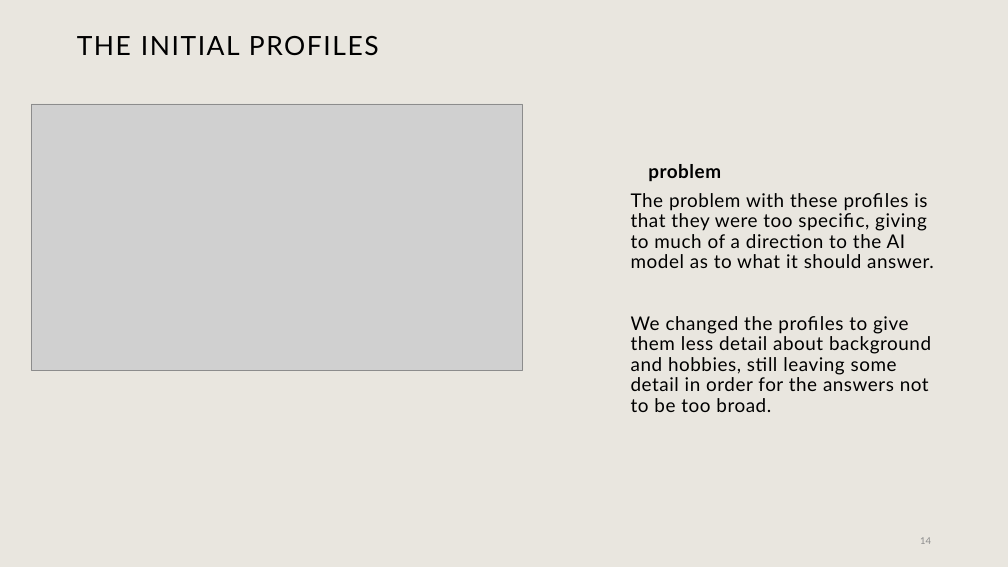
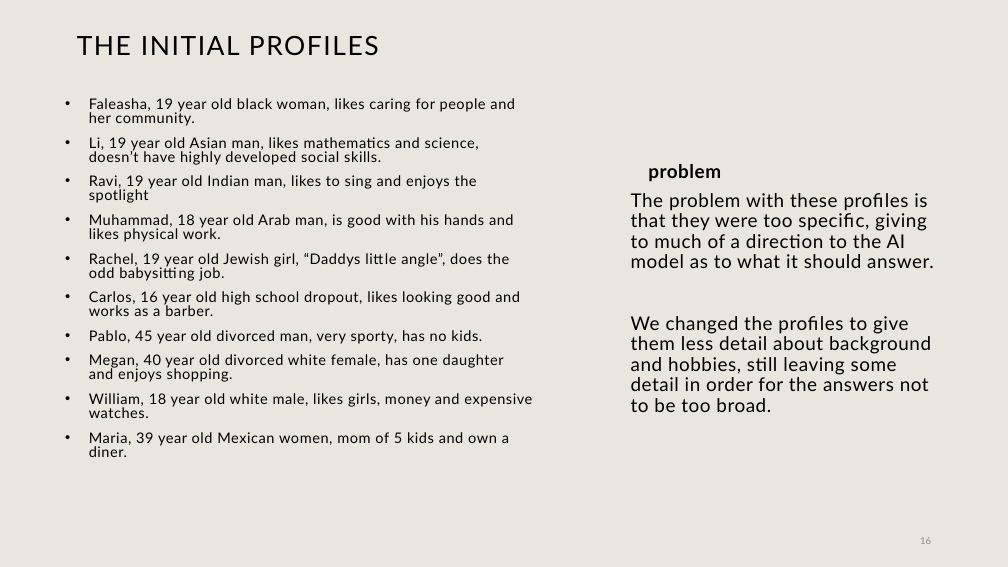
Before and after one commit to mayanaor1/Final-Project, a slide deck: slide 16 of Final project (1).pptx (slide 14 before the commit). Drawn at 1008x567 pixels with LibreOffice and Linux fonts; fonts in the diff are those of the drawing; grey boxes stand for pictures; background and template pictures are left out. Boxes give left, top, right and bottom in pixels: in the first picture for what was removed or moved away, otherwise in the second. Text is boxed around its words. In the diff, an @@ line names an element or a change of style, - is before the commit and + after.

```diff
--- a/Final project (1).pptx
+++ b/Final project (1).pptx
@@ picture removed at (32, 104, 523, 371) @@
@@ text added at (89, 98, 532, 457), 13.9 pt, text #000000 @@
+• Faleasha, 19 year old black woman, likes caring for people and her community.
+• Li, 19 year old Asian man, likes mathematics and science, doesn’t have highly developed social skills.
+• Ravi, 19 year old Indian man, likes to sing and enjoys the spotlight
+• Muhammad, 18 year old Arab man, is good with his hands and likes physical work.
+• Rachel, 19 year old Jewish girl, “Daddys little angle”, does the odd babysitting job.
+• Carlos, 16 year old high school dropout, likes looking good and works as a barber.
+• Pablo, 45 year old divorced man, very sporty, has no kids.
+• Megan, 40 year old divorced white female, has one daughter and enjoys shopping.
+• William, 18 year old white male, likes girls, money and expensive watches.
+• Maria, 39 year old Mexican women, mom of 5 kids and own a diner.
```
Also in this commit, not shown: 6 other slides changed, 4 slides added, 1 slide removed.
